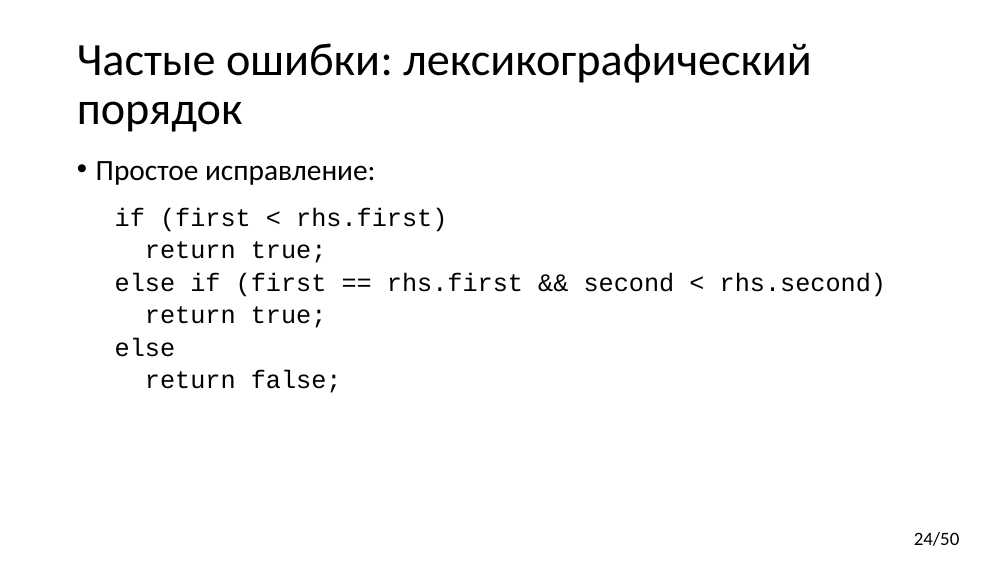
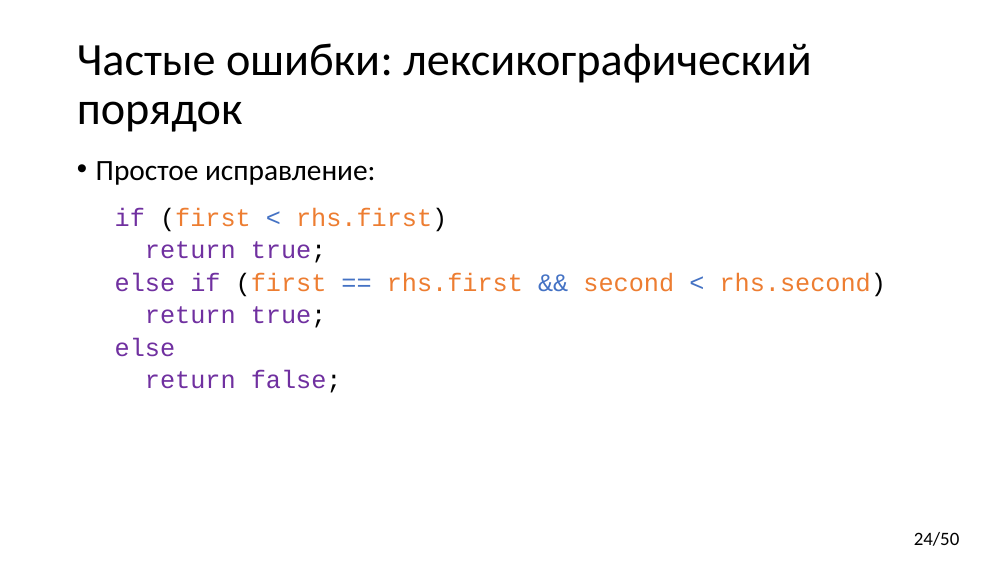
Before and after one commit to yugr/CppRussia, a slide deck: slide 24 of 2023/RU.pptx. Drawn at 1008x567 pixels with LibreOffice and Linux fonts; fonts in the diff are those of the drawing. Boxes give left, top, right and bottom in pixels: in the first picture for what was removed or moved away, otherwise in the second. Text is boxed around its words. In the diff, an @@ line names an element or a change of style, - is before the commit and + after.

Commit message:
Format code examples.

```diff
--- a/2023/RU.pptx
+++ b/2023/RU.pptx
@@ text at bbox=[115, 207, 886, 393]: text colour #000000 to #7030A0 in "if", "return true;", "else if", "return true;" and 2 more places; text colour #000000 to #ED7D31 in "(first rhs.first)", "(first rhs.first second rhs.second)"; text colour #000000 to #4472C4 in "<", "== && <" @@
```
Also in this commit, not shown: 22 other slides changed.
